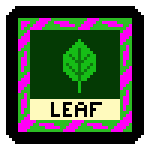
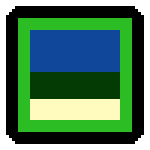
Layers edited between the first and the second w=150, h=150 image:
showed "Environment-Plains", painted on it over (x1=30, y1=30, x2=120, y2=117)
hid "Alien-Leafwork" over (x1=30, y1=30, x2=120, y2=117)
showed "EnvironmentBorder" over (x1=18, y1=18, x2=132, y2=132)
hid "AlienPlantBorder" over (x1=18, y1=18, x2=132, y2=132)
